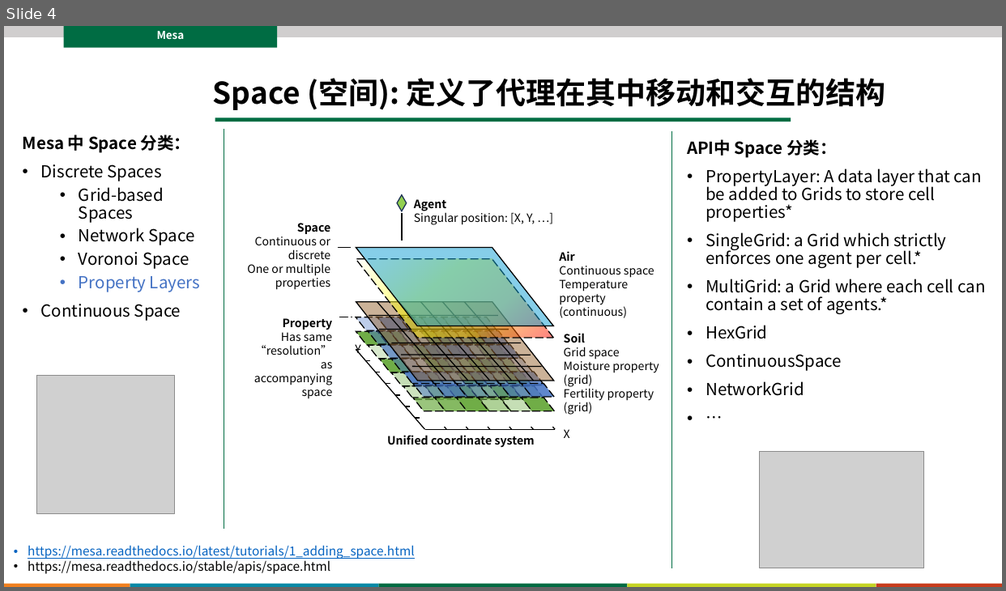
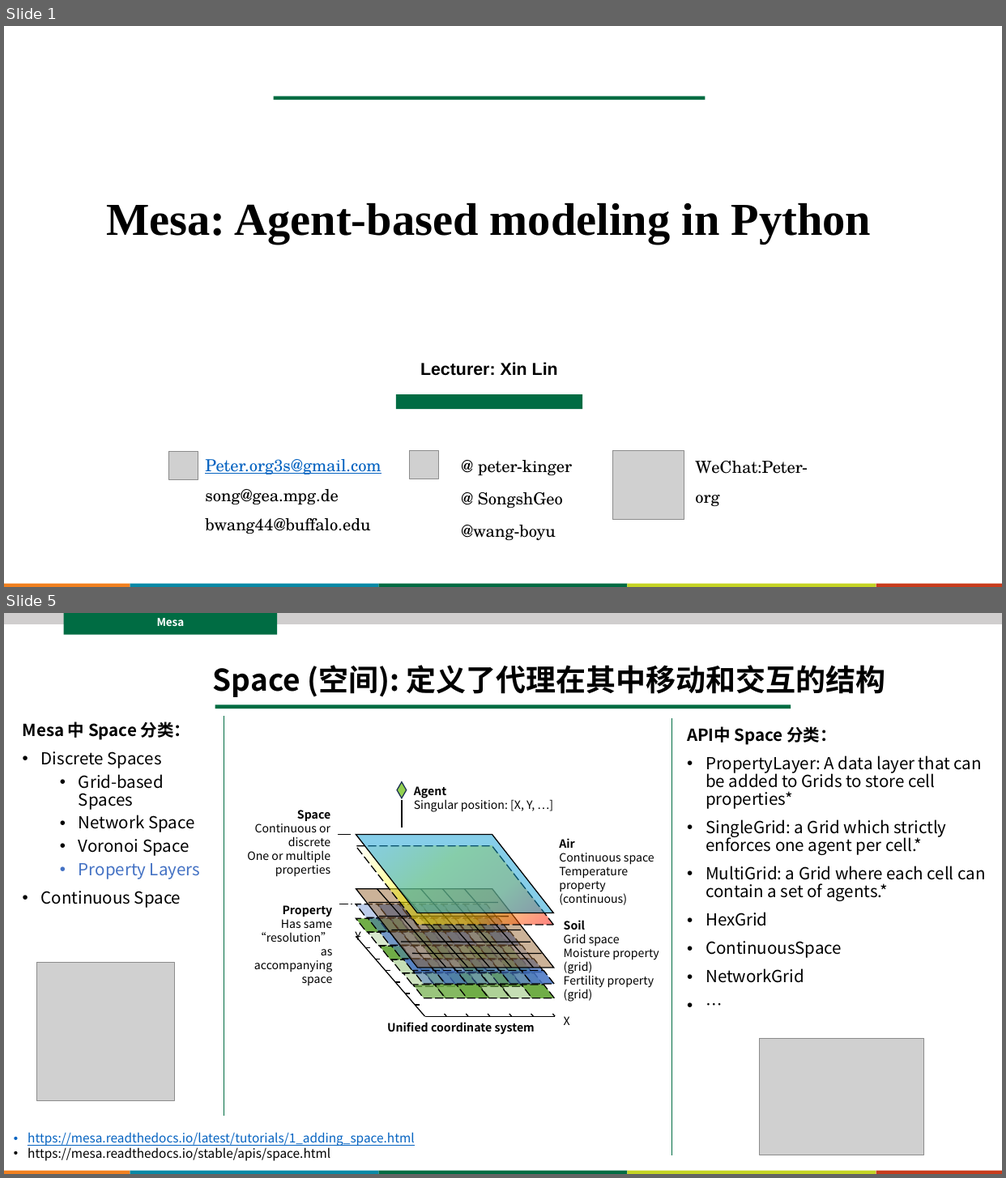
Before and after one commit to abmind-community/course-2025, a slide deck: lectures/lec01/lec01_1314_mesa_exercises.pptx. Shown one above the other, each under a label of ours: slide 4 before the commit, slides 1 and 5 after it; the slides between them are not shown. The pictures are 1006x591 and 1006x1178 pixels, drawn with LibreOffice and Linux fonts; fonts in the diff are those of the drawing; grey boxes stand for pictures. Boxes give left, top, right and bottom in pixels: in the first picture for what was removed or moved away, otherwise in the second. Text is boxed around its words. In the diff, an @@ line names an element or a change of style, - is before the commit and + after.

Commit message:
revision/more detailed homework and simple wolf-sheep model after finishing homework by myself

```diff
--- a/lectures/lec01/lec01_1314_mesa_exercises.pptx
+++ b/lectures/lec01/lec01_1314_mesa_exercises.pptx
@@ slide 1 added at (4,26,1002,587), background #FFFFFF; not listed: 5 template elements that a slide beside it also shows @@
@@ rectangle added at (274,96,705,100), fill #006C42 @@
@@ text added at (106,203,871,244), 44 pt, text #000000, bold @@
+Mesa: Agent-based modeling in Python
@@ text added at (420,362,558,376), 16.6 pt, text #000000, bold @@
+Lecturer: Xin Lin
@@ rectangle added at (396,395,582,409), fill #006C43 @@
@@ group added at (168,451,808,540): 3 pictures, 3 texts @@
+@ peter-kinger
+@ SongshGeo
+@wang-boyu
+Peter.org3s@gmail.com
+song@gea.mpg.de
+bwang44@buffalo.edu
+WeChat:Peter-org
@@ what was slide 4 is now slide 5 @@
```
Also in this commit, not shown: 6 slides changed, 3 other files.
